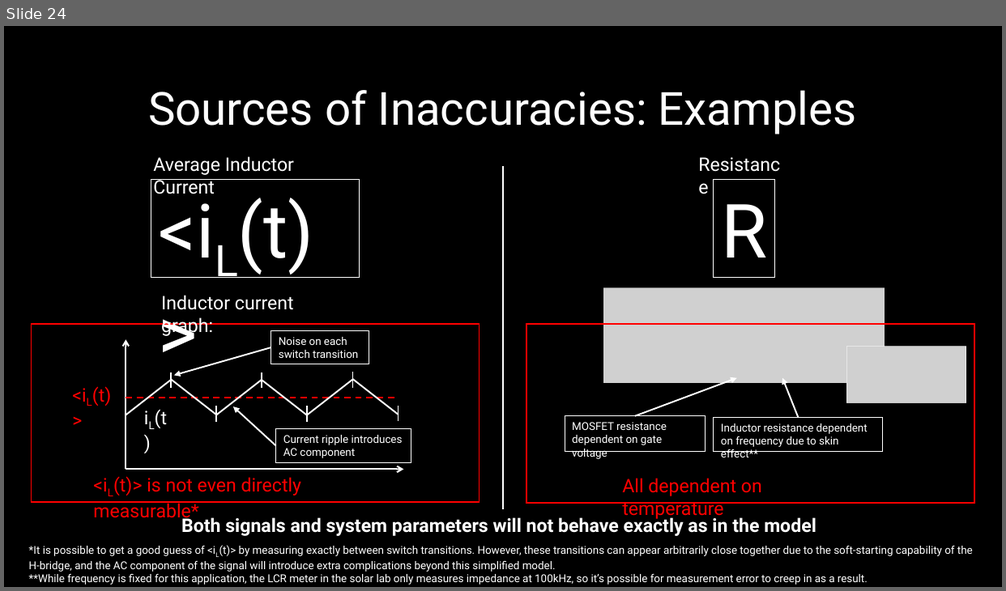
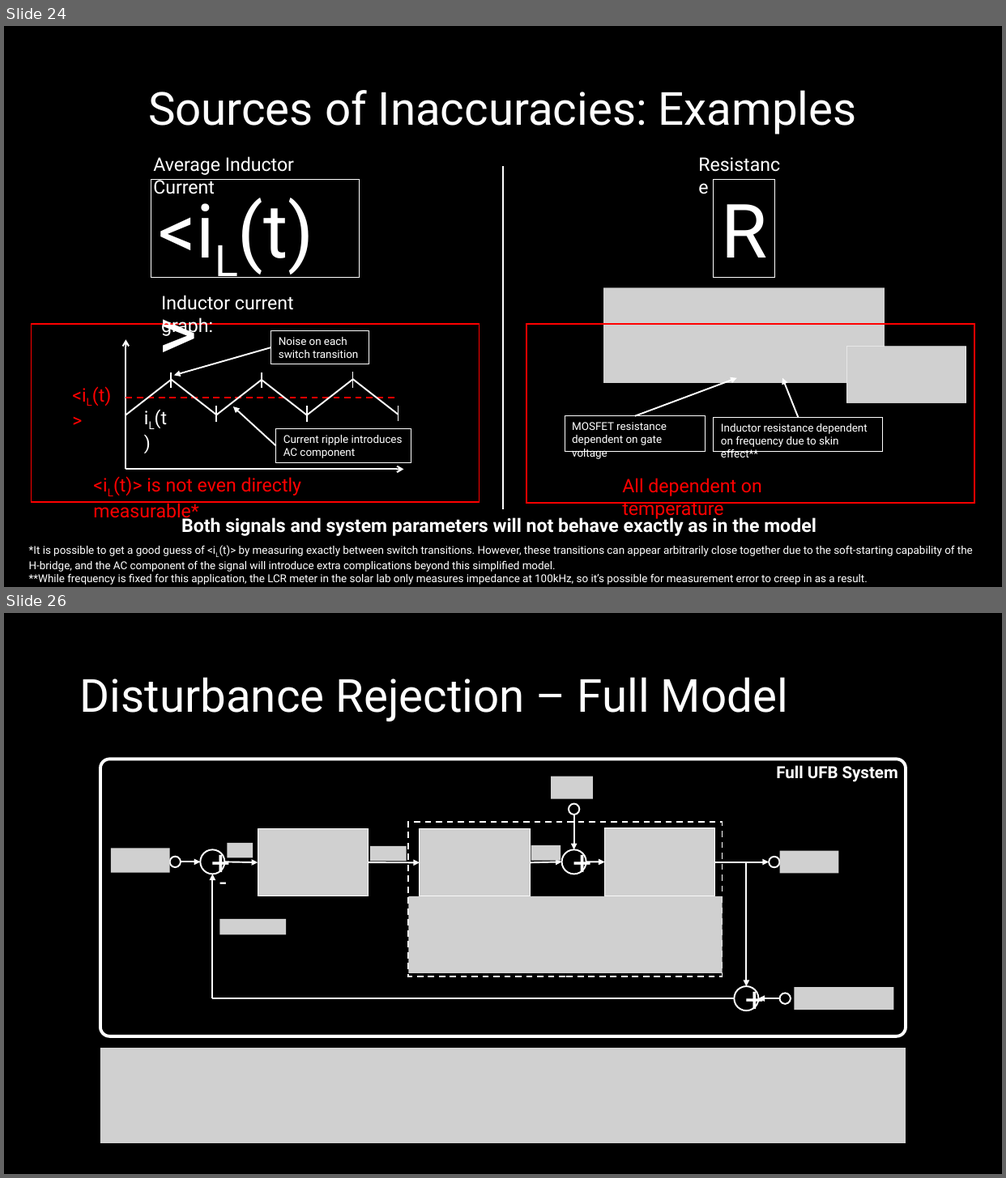
Before and after one commit to ut-ras/rm_electrical-supercap_v2, a slide deck: UT Robomasters – Supercap Power Stage Modeling.pptx. Shown one above the other, each under a label of ours: slide 24 before the commit, slides 24 and 26 after it; the slides between them are not shown. The pictures are 1006x591 and 1006x1178 pixels, drawn with LibreOffice and Linux fonts; fonts in the diff are those of the drawing; grey boxes stand for pictures. Boxes give left, top, right and bottom in pixels: in the first picture for what was removed or moved away, otherwise in the second. Text is boxed around its words. In the diff, an @@ line names an element or a change of style, - is before the commit and + after.

```diff
--- a/UT Robomasters – Supercap Power Stage Modeling.pptx
+++ b/UT Robomasters – Supercap Power Stage Modeling.pptx
@@ slide 26 added at (4,613,1002,1174), background #000000 @@
@@ title added at (80,677,788,722), 44 pt, text #FFFFFF @@
+Disturbance Rejection – Full Model
@@ group added at (100,759,906,1037): 12 pictures, 10 arrows, 7 ellipses, 2 texts, 1 rounded rectangle, 1 rectangle, 1 line @@
+Full UFB System
++
++
+-
++
@@ picture added at (100,1048,906,1143) @@
```
Also in this commit, not shown: 1 slide changed, 3 other slides added, 2 slides removed.
